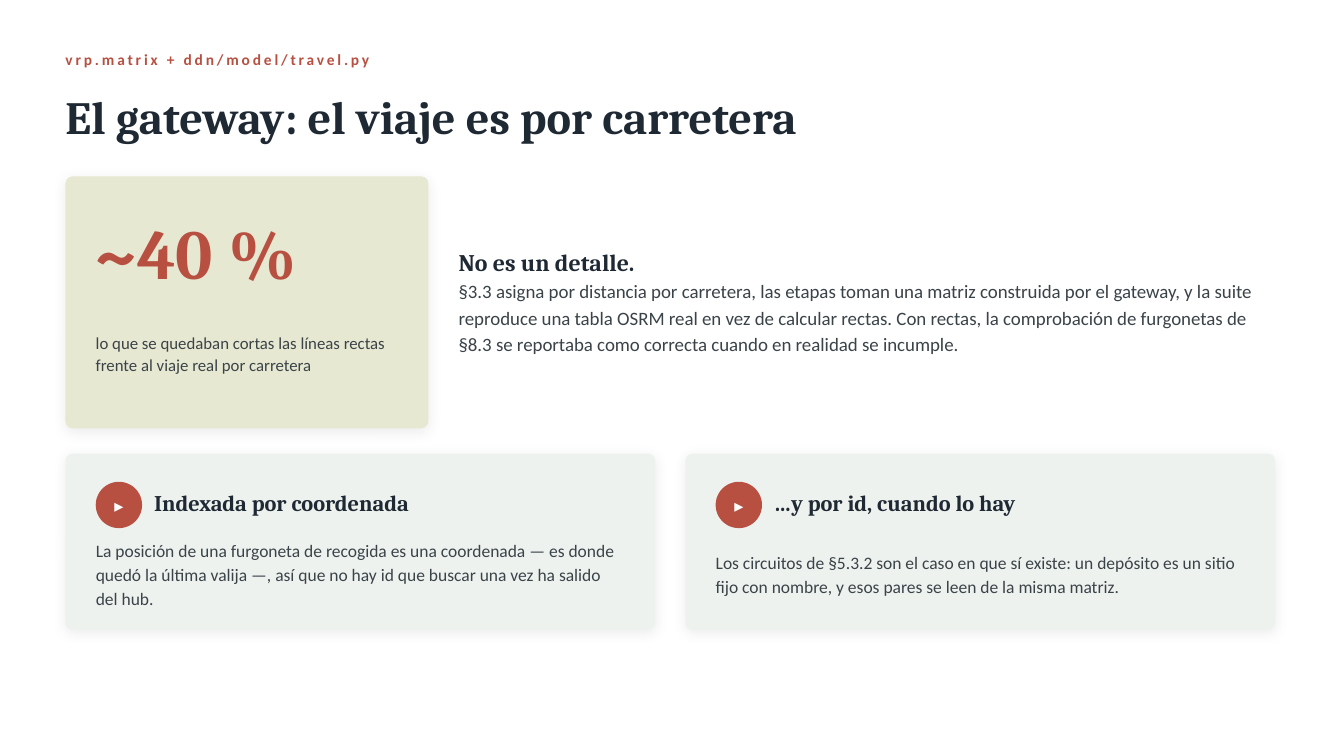
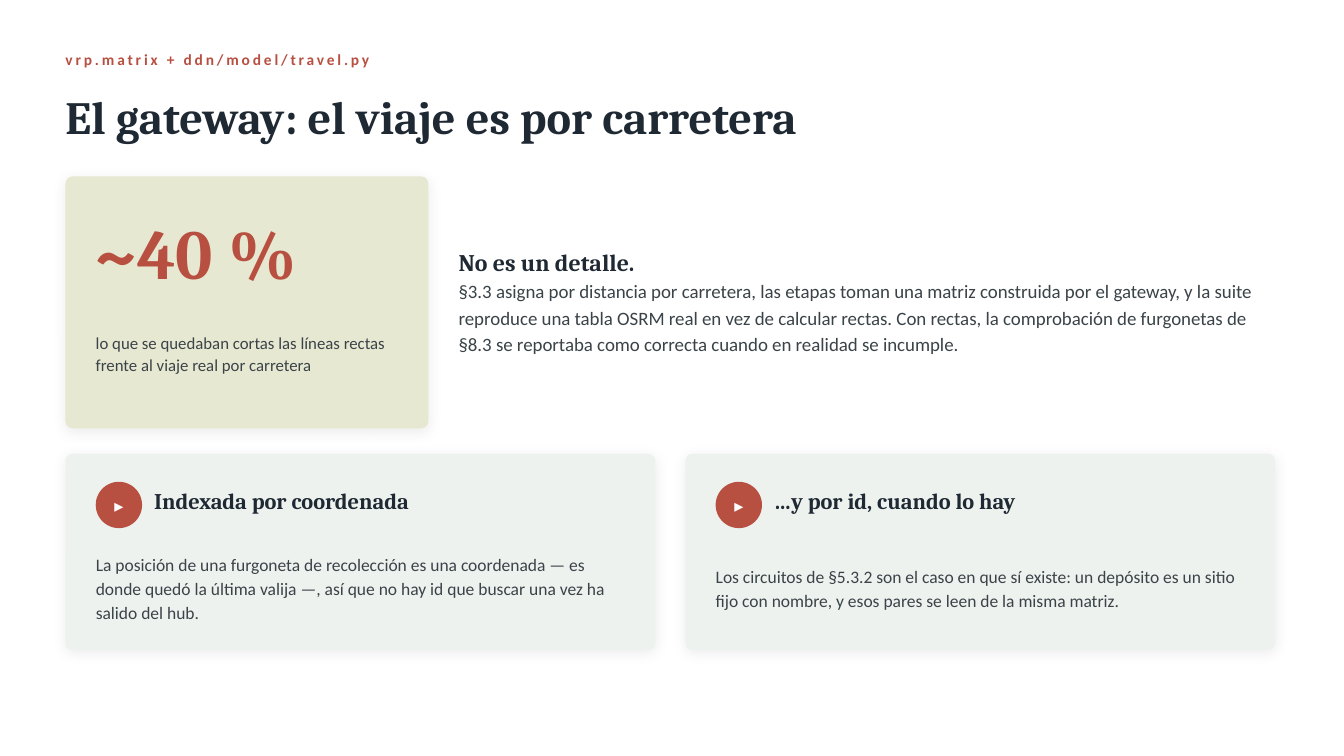
Before and after one commit to lvalverdeb/ddn, a slide deck: slide 8 of docs/presentaciones/02-paquetes-upstream.pptx. Drawn at 1344x756 pixels with LibreOffice and Linux fonts; fonts in the diff are those of the drawing. Boxes give left, top, right and bottom in pixels: in the first picture for what was removed or moved away, otherwise in the second. Text is boxed around its words. In the diff, an @@ line names an element or a change of style, - is before the commit and + after.

```diff
--- a/docs/presentaciones/02-paquetes-upstream.pptx
+++ b/docs/presentaciones/02-paquetes-upstream.pptx
@@ rounded rectangle: place and size @@
-rounded rectangle at (66,454,655,630)
+rounded rectangle at (66,454,655,650)
@@ rounded rectangle at (66,454,655,650): proportions changed @@
@@ rounded rectangle at (686,454,1275,650): proportions changed @@
@@ rounded rectangle: place and size @@
-rounded rectangle at (686,454,1275,630)
+rounded rectangle at (686,454,1275,650)
@@ text "Indexada por coordenada" at (154,493,409,514): line spacing 1 to 21pt @@
@@ text "…y por id, cuando lo ..." at (774,493,1015,514): line spacing 1 to 21pt @@
@@ text at (96,559,605,619): text changed @@
-La posición de una furgoneta de recogida es una coordenada — es donde quedó la última valija —, así que no hay id que buscar una vez ha salido del hub.
+La posición de una furgoneta de recolección es una coordenada — es donde quedó la última valija —, así que no hay id que buscar una vez ha salido del hub.
@@ text "Los circuitos de §5.3.2 son ...": place and size @@
-text "Los circuitos de §5.3.2 son ..." at (716,557,1235,596)
+text "Los circuitos de §5.3.2 son ..." at (716,571,1235,610)
```
Also in this commit, not shown: 5 other slides changed, 11 other files.
